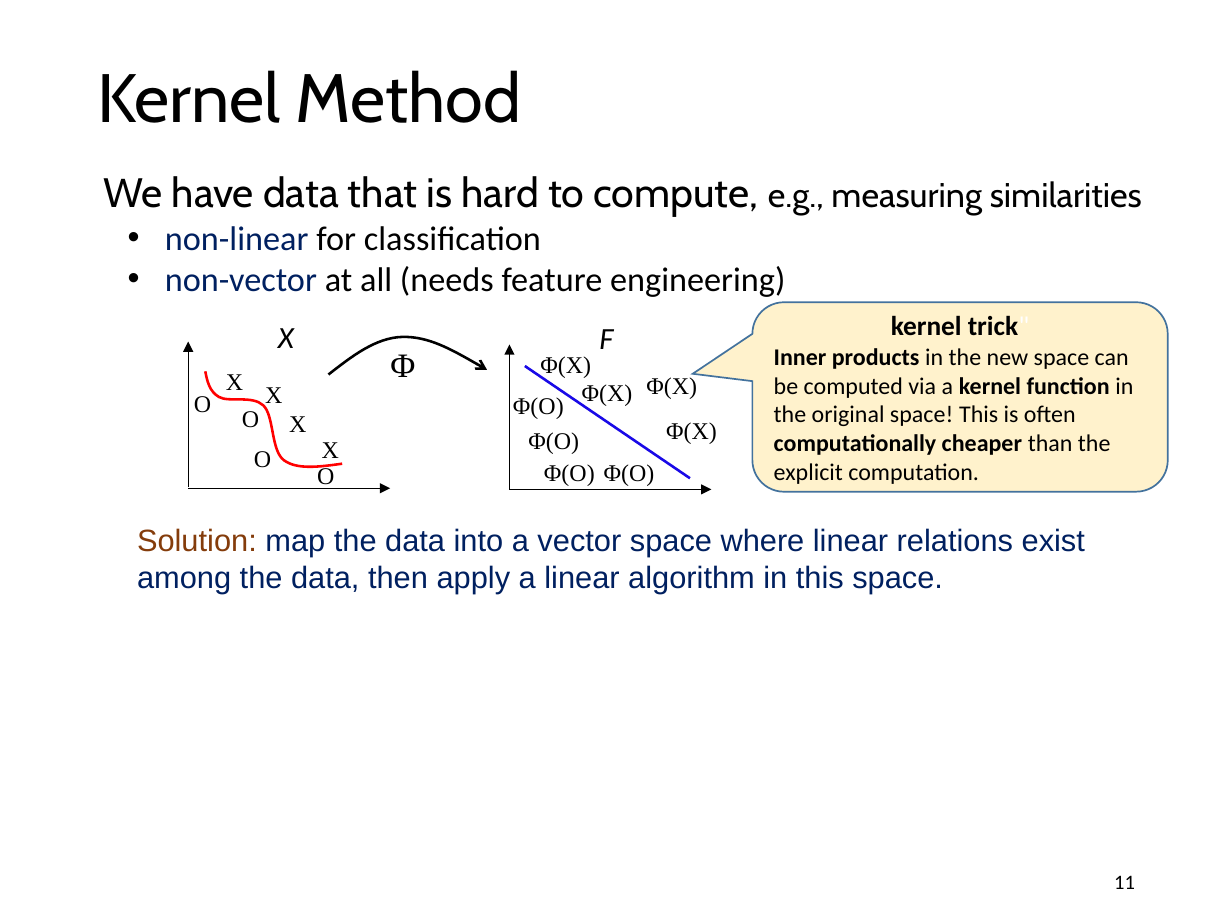
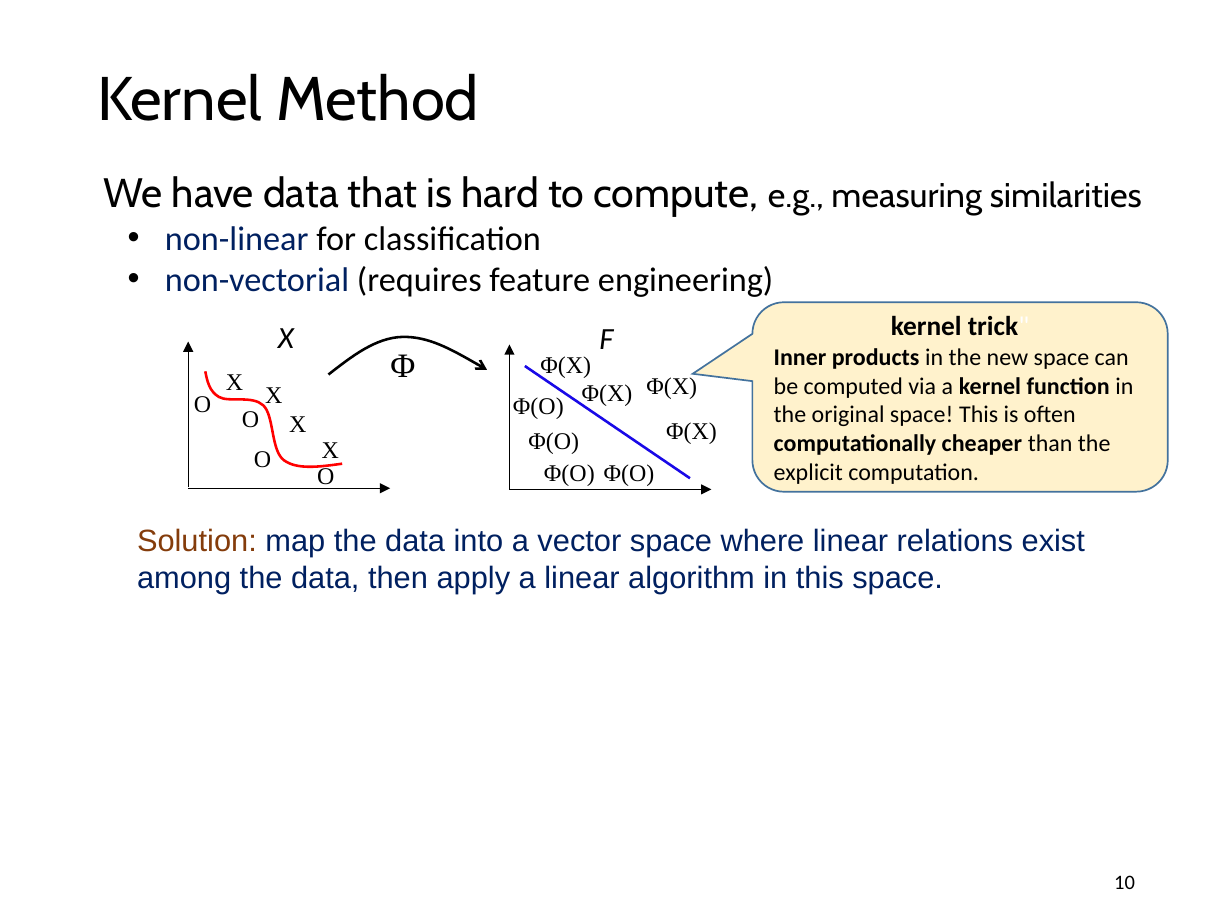
Before and after one commit to guxd/guxd.github.io, a slide deck: slide 10 of papers/slides/codekernel.pptx (slide 11 before the commit). Drawn at 1232x924 pixels with LibreOffice and Linux fonts; fonts in the diff are those of the drawing; grey boxes stand for pictures; background and template pictures are left out. Boxes give left, top, right and bottom in pixels: in the first picture for what was removed or moved away, otherwise in the second. Text is boxed around its words. In the diff, an @@ line names an element or a change of style, - is before the commit and + after.

Commit message:
update code kernel slides

```diff
--- a/papers/slides/codekernel.pptx
+++ b/papers/slides/codekernel.pptx
@@ title "Kernel Method" at box(97, 73, 479, 121): size 40 to 36 pt @@
@@ text at box(165, 266, 773, 297): text changed @@
-• non-vector at all (needs feature engineering)
+• non-vectorial (requires feature engineering)
@@ page number at box(1114, 875, 1135, 889): text changed @@
-11
+10
```
Also in this commit, not shown: 20 other slides changed, 2 slides added, 2 slides removed.
